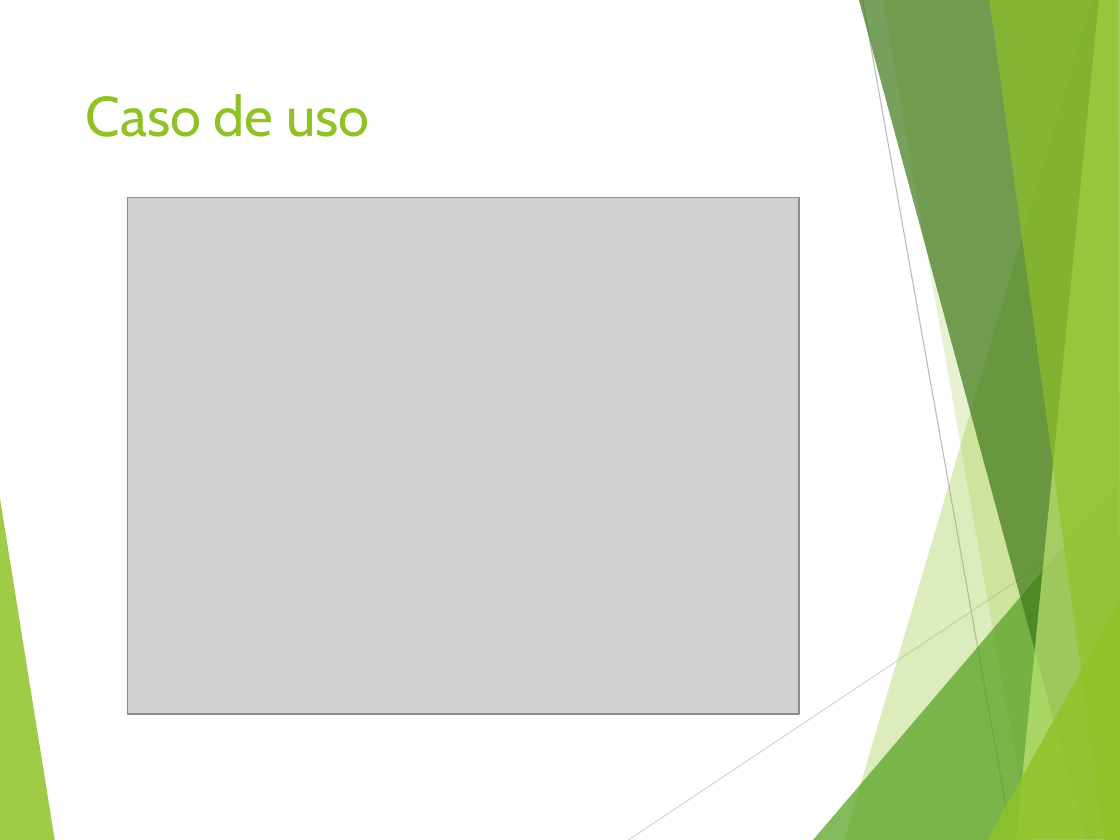
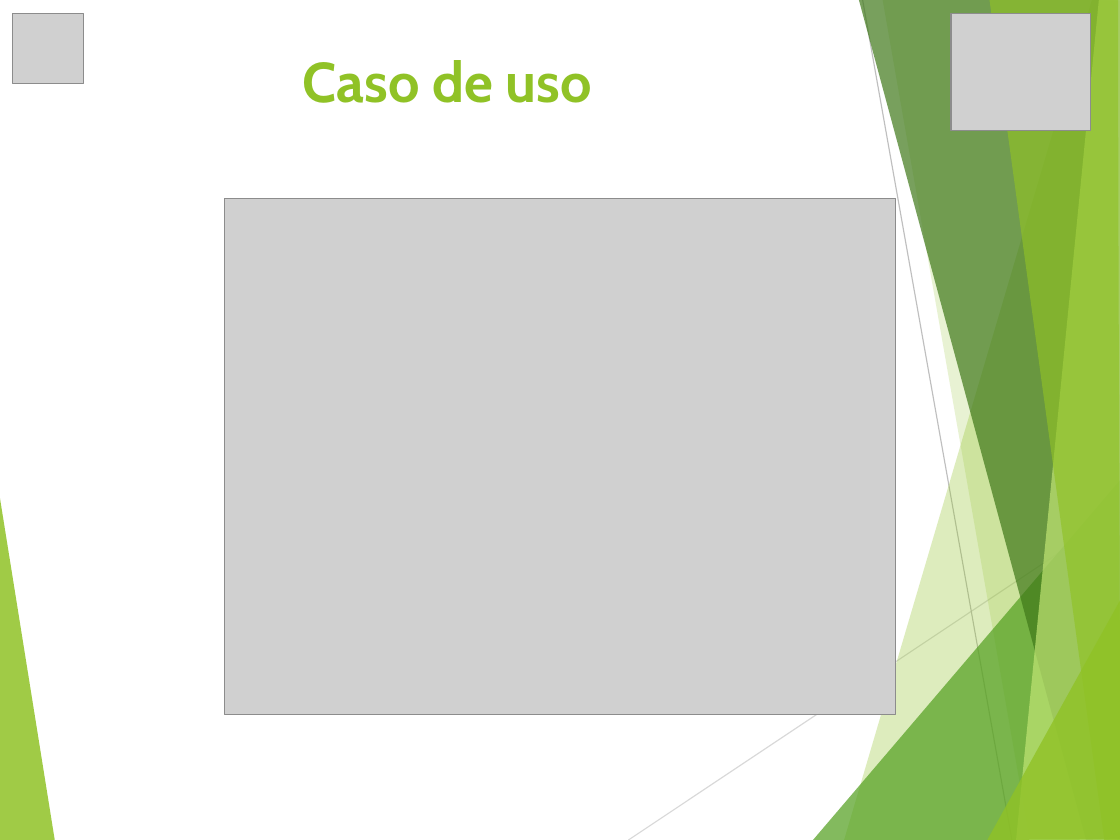
Before and after one commit to vixo23/ING-DE-SOFTWARE, a slide deck: slide 5 of INCREMENTO2/PPTS/PPt Segundo incremento scrum++.pptx (slide 6 before the commit). Drawn at 1120x840 pixels with LibreOffice and Linux fonts; fonts in the diff are those of the drawing; grey boxes stand for pictures. Boxes give left, top, right and bottom in pixels: in the first picture for what was removed or moved away, otherwise in the second. Text is boxed around its words. In the diff, an @@ line names an element or a change of style, - is before the commit and + after.

```diff
--- a/INCREMENTO2/PPTS/PPt Segundo incremento scrum++.pptx
+++ b/INCREMENTO2/PPTS/PPt Segundo incremento scrum++.pptx
@@ picture added at bbox=[12, 13, 83, 84] @@
@@ picture added at bbox=[951, 13, 1090, 131] @@
@@ title "Caso de uso": place and size @@
-title "Caso de uso" at bbox=[86, 94, 369, 137]
+title "Caso de uso" at bbox=[302, 60, 592, 103]
@@ title "Caso de uso" at bbox=[302, 60, 592, 103]: bold on @@
@@ picture: place and size @@
-picture at bbox=[128, 197, 799, 713]
+picture at bbox=[224, 198, 895, 715]
```
Also in this commit, not shown: 9 other slides changed, 1 slide added, 1 slide removed, 2 other files.
